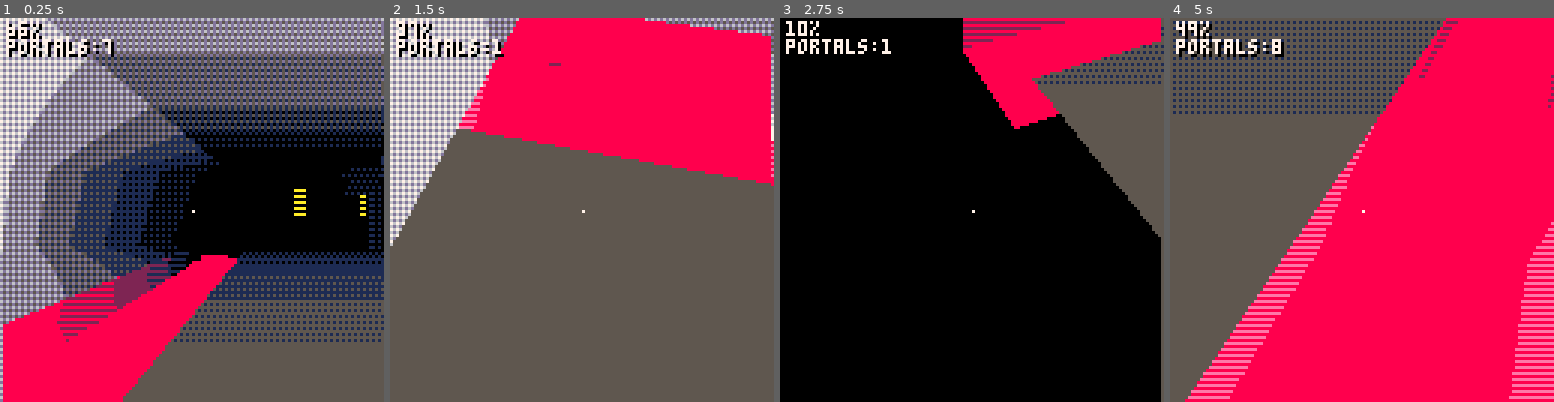
Above: before the commit, frames 1-4 (left to right).
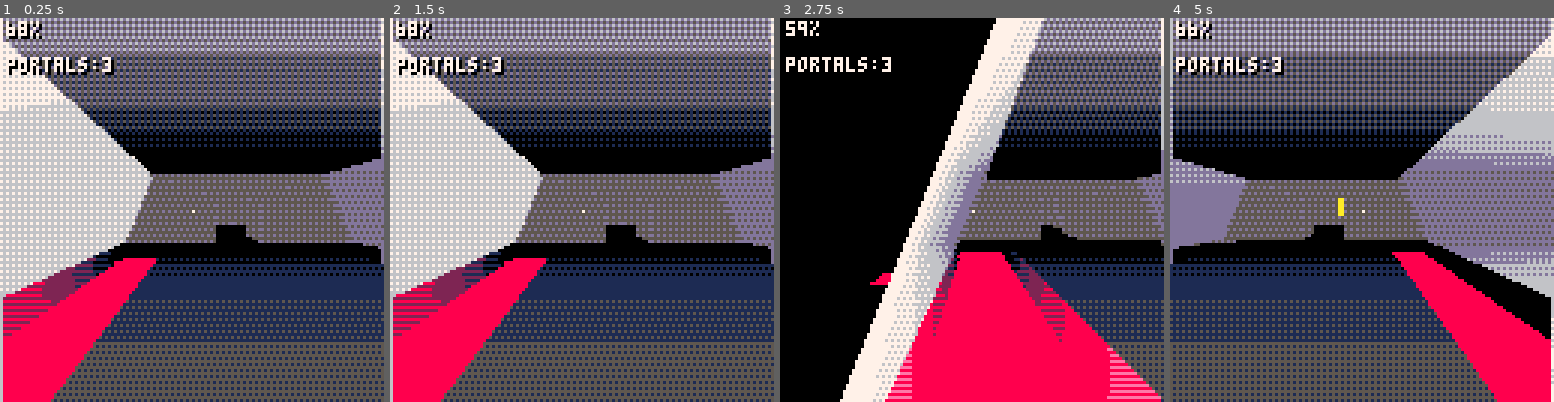
Above: after the commit, the same moments.

Repository: freds72/qk8
Game: PICO-8 cartridge carts/quak8.p8
Two runs of this game, one before a commit and one after it. Both use one fixed random seed, a clock stepped at 60 frames per second and the inputs below.
Inputs (mouse positions are in pixels of both pictures, inside the frame that each line leads up to):
- Up to frame 1 (0.25 s): no input
- Up to frame 2 (1.5 s): click (459, 121) at 0.67 s; click (520, 267) at 1.22 s
- Up to frame 3 (2.75 s): click (975, 114) at 1.77 s; hold Left 1.97-2.37 s; click (1037, 259) at 2.32 s; hold Down from 2.42 s (still down)
- Up to frame 4 (5 s): release Down at 2.82 s; click (1492, 106) at 2.87 s; hold Right 2.87-3.53 s; click (1254, 256) at 3.42 s; hold Up 3.58-4.08 s; click (1315, 102) at 3.97 s; hold Right 4.13-4.53 s; click (1381, 248) at 4.52 s; hold Down from 4.58 s (still down)

The runs differ from the first frame. In frame 1, 64% of the frame differs, in the area x 0-100%, y 0-100%; in frame 2, 77%; in frame 3, 56%; in frame 4, 83%.

Commit message:
portal screen-space culling

Diff:
--- a/carts/quak8.p8
+++ b/carts/quak8.p8
@@ -198,7 +198,7 @@
 	end
 }
 
-function collect_faces(faces,cam_pos,v_cache,out)
+function collect_faces(faces,cam_pos,v_cache,out,level)
 	local sessionid=sessionid
 	for _,face in pairs(faces) do
 		-- avoid overdraw for shared faces
@@ -223,6 +223,7 @@
 					-- original object reference
 					verts.ref=face
 					verts.c=face.c
+					verts.level=level
 					out[#out+1]=verts
 				end
 			end
@@ -232,22 +233,24 @@
 end
 
 -- draw faces
-function draw_faces(faces)
+function draw_faces(faces,obuffer)
 	for i,d in ipairs(faces) do
 		if d.c==10 or d.c==8 then
 			polyfill(d,d.c)
+		elseif d.level==1 then
+			polytex2(d,d.c)
 		else
-			polytex(d,d.c)
-		end
-	end
-end
-
-function collect_room(room,cam_pos,v_cache,out,portals)
+			polytex(d,d.c,obuffer)
+		end
+	end
+end
+
+function collect_room(room,cam_pos,v_cache,out,level)
 	-- avoid looping
 	room.session=sessionid
 	-- collect portals
 	local out_portals={}
-	collect_faces(room.portals,cam_pos,v_cache,out_portals)
+	collect_faces(room.portals,cam_pos,v_cache,out_portals,level)
 	-- collect visible portals
 	for _,portal in pairs(out_portals) do
 		-- 'direct' the graph
@@ -256,15 +259,15 @@
 			to=portal.ref.from
 		end
 		if to.session!=sessionid then
-			-- debug
-			add(portals,portal)
 			-- go deeper
-			collect_room(to,cam_pos,v_cache,out,portals)
+			collect_room(to,cam_pos,v_cache,out,level+1)
 		end
 	end
 	-- collect faces
 	-- far faces = top of 'stack'
-	collect_faces(room.faces,cam.pos,v_cache,out)
+	collect_faces(room.faces,cam.pos,v_cache,out,level)
+
+	return out_portals
 end
 
 -- clipping
@@ -352,7 +355,7 @@
 	poke(0x5f34, 1)
 
   poke(0x5f38,1)
-  poke(0x5f39,128)
+  poke(0x5f39,2)
   poke(0x5f3b,0)
 
 	for k,fp in pairs(dither_pat) do
@@ -385,7 +388,7 @@
 	roll+=dx
 	roll=lerp(roll,0,0.8)
 
-
+	--[[
 	if mousex then
 		local dh
    if abs(mousex-64)<32 then
@@ -399,7 +402,7 @@
 	  plyr.pitch=lerp(plyr.pitch,plyr.pitch+(my-mousey)/128,0.3)
 		plyr.pitch=mid(plyr.pitch,-0.25,0.25)
 	end
-
+	]]
 
 	local old_pos=v_clone(plyr.pos)
 	-- player: moves on a plane
@@ -425,7 +428,6 @@
 
 	local out,v_cache={},setmetatable({m=cam.m},v_cache_cls)
 	-- debug
-	local portals={}
 	local msg=""
 
 	-- find camera 'cell'
@@ -434,11 +436,22 @@
 
 	assert(active_room,"no active room")
 	if active_room then
-		collect_room(active_room,cam_pos,v_cache,out,portals)
+		-- 1st level portals
+		local portals=collect_room(active_room,cam_pos,v_cache,out,1)
+
+		-- occlusion buffer
+		local obuffer={}
+		for _,p in pairs(portals) do
+			polypairs(p,obuffer)
+		end
+
+		draw_faces(out,obuffer)
+
+		msg=msg.."\nportals:"..#portals
+
 		last_active_room=active_room
 	end
 
-	draw_faces(out)
 	-- debug: draw portals
 	--[[
 	for _,p in pairs(portals) do
@@ -450,7 +463,6 @@
 		end
 	end
 	]]
-	msg="portals:"..#portals
 
 	-- reticule
 	pset(0,0,7)
@@ -575,7 +587,105 @@
 
 -->8
 -- polygon rasterization routines
-function polytex(v,c)
+function polytex(v,c,obuffer)
+	palt(0,false)
+	poke(0x5f3a,c)
+
+	local p0,spans,dither_pat=v[#v],{},dither_pat
+	local x0,y0,w0=p0.x,p0.y,p0.w
+	for i=1,#v do
+		local p1=v[i]
+		local x1,y1,w1=p1.x,p1.y,p1.w
+		local _x1,_y1,_w1=x1,y1,w1
+		if(y0>y1) x0,y0,x1,y1,w0,w1=x1,y1,x0,y0,w1,w0
+		local dy=y1-y0
+		local dx,dw=(x1-x0)/dy,(w1-w0)/dy
+		if(y0<-64) x0-=(y0+64)*dx w0-=(y0+64)*dw y0=-64
+		local cy0=ceil(y0)
+		-- sub-pix shift
+		local sy=cy0-y0
+		x0+=sy*dx
+		w0+=sy*dw
+		for y=cy0,min(ceil(y1)-1,64) do
+			local ocb=obuffer[y]
+			if ocb then
+				local span=spans[y]
+				if span then
+					-- rectfill(x[1],y,x0,y,7)
+					-- backup current edge values
+					local a,aw,b,bw=span.x,span.w,x0,w0
+					if(a>b) a,aw,b,bw=b,bw,a,aw
+					local dab=b-a
+					local daw=(bw-aw)/dab
+					if(a<-64) aw-=(a+64)*daw a=-64
+
+					for _,oc in pairs(ocb) do
+						local c0,c1=oc.x0,oc.x1
+						-- backup a
+						local _a,_aw=a,aw
+						if(_a<c0) _aw-=(a-c0)*daw _a=c0
+						if(b>c1) b=c1
+						-- remaining?
+						if(_a<b) then
+							local ca=ceil(_a)
+							-- sub-pix shift
+							_aw+=(ca-_a)*daw
+							local sa,sb=min(1/_aw,8)>>3,min(1/bw,8)>>3
+							-- affine mapping
+							tline(ca,y,min(ceil(b)-1,63),y,0,sa+((y&1)>>3),1/8,(sb-sa)/dab)
+						end
+					end
+				else
+					spans[y]={x=x0,w=w0}
+				end
+				--rectfill(ca,y,cb,y,c|dither_pat[16-mid(((1/aw)\1),0,15)])
+
+				--[[
+				local x0,x1=ca+64,cb+64
+				-- odd boundary?
+				local m=0x6000|(y+64)<<6
+				local m0,m1,c=m|x0\2,m|((x1-(x1&3))\2),((1/aw)\1)*0x1111
+				if(x0&1==1) poke(m0,@m0&0xf|c<<4) m0+=1
+				-- shift to boundary
+				for i=m0,m1-1,2 do
+					--local d=dither_pat[]
+					poke2(i,shl(dither_pat[16-((1/aw)\1)],16))
+					--au+=du
+					--av+=dv
+					aw+=dw
+				end
+				-- remaining 0-4 pixels
+				-- adjust end
+				if m1-m0+1>0 then
+					local c0,mask=@@m1,0xf.ffff<<((x1&3)<<2)
+					poke2(m1,c0&~mask|(((1/aw)\1)*0x1111)&mask)
+				end
+				]]
+
+				--[[
+				while ca<cb-4 do
+					-- todo: pick lightmap array directly (saves lu+/lv+)
+					rectfill(ca,y,ca+3,y,c|dither_pat[16-mid(((1/aw)\1),0,15)]) --0x1087|(dither_pat[au/aw|(av/aw)>>16] or 0))
+					--poke2(0x5f31,0xa5a5)--dither_pat[16-mid(((1/aw)\1),0,15)])
+					--tline(ca,y,ca+3,y,au/aw,av/aw,dau/aw,dav/aw)
+					ca+=4
+					aw+=dw
+				end
+				-- left over from stride rendering
+				if ca<=cb then
+					rectfill(ca,y,cb,y,c|dither_pat[16-mid(((1/aw)\1),0,15)])
+					--tline(ca,y,cb,y,au/aw,av/aw,dau/aw,dav/aw)
+				end
+				]]
+			end
+			x0+=dx
+			w0+=dw
+		end
+		x0,y0,w0=_x1,_y1,_w1
+	end
+end
+
+function polytex2(v,c)
 	palt(0,false)
 	poke(0x5f3a,c)
 
@@ -601,16 +711,17 @@
 				-- backup current edge values
 				local a,aw,b,bw=span.x,span.w,x0,w0
 				if(a>b) a,aw,b,bw=b,bw,a,aw
-				local daw=(bw-aw)/(b-a)
+				local dab=b-a
+				local daw=(bw-aw)/dab
 				if(a<-64) aw-=(a+64)*daw a=-64
-				local ca,cb=ceil(a),min(ceil(b)-1,63)
+				local ca=ceil(a)
 				-- sub-pix shift
 				aw+=(ca-a)*daw
-
 				local sa,sb=min(1/aw,8)>>3,min(1/bw,8)>>3
 				-- affine mapping
-				tline(ca,y,cb,y,0,sa+((y&1)>>3),1/8,(sb-sa)/(b-a))
-
+				tline(ca,y,min(ceil(b)-1,63),y,0,sa+((y&1)>>3),1/8,(sb-sa)/dab)
+				--pset(ca,y,c)
+				--pset(min(ceil(b)-1,63),y,c)
 				--rectfill(ca,y,cb,y,c|dither_pat[16-mid(((1/aw)\1),0,15)])
 
 				--[[
@@ -658,7 +769,6 @@
 		end
 		x0,y0,w0=_x1,_y1,_w1
 	end
-	fillp()
 end
 
 function polyfill(p,col)
@@ -701,6 +811,51 @@
 	]]
 end
 
+function polypairs(p,buffer)
+	local p0,nodes=p[#p],{}
+	local x0,y0=p0.x,p0.y
+
+	for i=1,#p do
+		local p1=p[i]
+		local x1,y1=p1.x,p1.y
+		-- backup before any swap
+		local _x1,_y1=x1,y1
+		if(y0>y1) x0,y0,x1,y1=x1,y1,x0,y0
+		-- exact slope
+		local dx=(x1-x0)/(y1-y0)
+		if(y0<-64) x0-=(y0+64)*dx y0=-64
+		-- subpixel shifting (after clipping)
+		local cy0=ceil(y0)
+		x0+=(cy0-y0)*dx
+		for y=cy0,min(ceil(y1)-1,63) do
+			local x=nodes[y]
+			if x then
+				local oc=buffer[y] or {}
+				if x0>x then
+					oc[#oc+1]={x0=x,x1=x0}
+				else
+					oc[#oc+1]={x0=x0,x1=x}
+				end
+				buffer[y]=oc
+			else
+				nodes[y]=x0
+			end
+			x0+=dx
+		end
+		-- next vertex
+		x0,y0=_x1,_y1
+	end
+
+	--[[
+	local p0=p[#p]
+	for i=1,#p do
+		local p1=p[i]
+		line(p0.x,p0.y,p1.x,p1.y,1)
+		p0=p1
+	end
+	]]
+end
+
 __gfx__
 f34004f20413052408f3084408d308f308f308d308f3084408143e14004408143e1400f308e3d11400f308e3d114004408f308f3084408f30804084408f308f3
 0854080408f30844080408040844080408f3085408040804085408e308f3084408e308f308f308d308f392f308d308f3924408e308f392f308e308f392440814
@@ -766,22 +921,23 @@
 00000000000000000000000000000000000000000000000000000000000000000000000000000000000000000000000000000000000000000000000000000000
 00000000000000000000000000000000000000000000000000000000000000000000000000000000000000000000000000000000000000000000000000000000
 00000000000000000777777709000000080000000000000000000000000000000000000000000000000000000000000000000000000000000000000000000000
-55555555111111117777777794949494eeeeeeee6666666600000000000000000000000000000000000000000000000000000000000000000000000000000000
-55555555111111117676767644444444eeeeeeee6666666600000000000000000000000000000000000000000000000000000000000000000000000000000000
-55555555111111116d6d6d6d42424242888888886666666600000000000000000000000000000000000000000000000000000000000000000000000000000000
-5555555511111111d5d5d5d52222222288888888dddddddd00000000000000000000000000000000000000000000000000000000000000000000000000000000
-5555555511111111515151512121212122222222dddddddd00000000000000000000000000000000000000000000000000000000000000000000000000000000
-5555555511111111111111111111111122222222dddddddd00000000000000000000000000000000000000000000000000000000000000000000000000000000
-55555555111111111010101010101010111111110000000000000000000000000000000000000000000000000000000000000000000000000000000000000000
-55555555111111110000000000000000000000000000000000000000000000000000000000000000000000000000000000000000000000000000000000000000
-ddddddddcccccccc5555555566666666500000000000000000000000000000000000000000000000000000000000000000000000000000000000000000000000
-ddddddddcccccccc555555556d6d6d6d000000000000000000000000000000000000000000000000000000000000000000000000000000000000000000000000
-ddddddddcccccccc55555555d5d5d5d5000000000000000000000000000000000000000000000000000000000000000000000000000000000000000000000000
-ddddddddcccccccc5151515151515151000000000000000000000000000000000000000000000000000000000000000000000000000000000000000000000000
-ddddddddcccccccc1111111110101010000000000000000000000000000000000000000000000000000000000000000000000000000000000000000000000000
-ddddddddcccccccc1111111100000000000000000000000000000000000000000000000000000000000000000000000000000000000000000000000000000000
-ddddddddcccccccc1010101000000000000000000000000000000000000000000000000000000000000000000000000000000000000000000000000000000000
-ddddddddcccccccc0000000000000000000000000000000000000000000000000000000000000000000000000000000000000000000000000000000000000000
+55555555111111117777777794949494eeeeeeee5555555500000000000000000000000000000000000000000000000000000000000000000000000000000000
+55555555111111117777777744444444eeeeeeee5555555500000000000000000000000000000000000000000000000000000000000000000000000000000000
+55555555111111117676767642424242888888885555555500000000000000000000000000000000000000000000000000000000000000000000000000000000
+55555555111111116666666622222222888888885151515100000000000000000000000000000000000000000000000000000000000000000000000000000000
+55555555111111116666666621212121222222221111111100000000000000000000000000000000000000000000000000000000000000000000000000000000
+55555555111111116d6d6d6d11111111222222221111111100000000000000000000000000000000000000000000000000000000000000000000000000000000
+5555555511111111dddddddd10101010111111111010101000000000000000000000000000000000000000000000000000000000000000000000000000000000
+5555555511111111dddddddd00000000000000000000000000000000000000000000000000000000000000000000000000000000000000000000000000000000
+ddddddddccccccccd5d5d5d566666666777777770000000000000000000000000000000000000000000000000000000000000000000000000000000000000000
+ddddddddcccccccc555555556d6d6d6d777777770000000000000000000000000000000000000000000000000000000000000000000000000000000000000000
+ddddddddcccccccc51515151d5d5d5d5767676760000000000000000000000000000000000000000000000000000000000000000000000000000000000000000
+ddddddddcccccccc1111111151515151666666660000000000000000000000000000000000000000000000000000000000000000000000000000000000000000
+ddddddddcccccccc1111111110101010666666660000000000000000000000000000000000000000000000000000000000000000000000000000000000000000
+ddddddddcccccccc10101010000000006d6d6d6d0000000000000000000000000000000000000000000000000000000000000000000000000000000000000000
+ddddddddcccccccc0000000000000000dddddddd0000000000000000000000000000000000000000000000000000000000000000000000000000000000000000
+ddddddddcccccccc0000000000000000dddddddd0000000000000000000000000000000000000000000000000000000000000000000000000000000000000000
 015d676d510000000000000000000000000000000000000000000000000000000000000000000000000000000000000000000000000000000000000000000000
 __map__
 0000000083929382000000000000840000000000000000000000000000000000000000000000000000000000000000000000000000000000000000000000000000000000000000000000000000000000000000000000000000000000000000000000000000000000000000000000000000000000000000000000000000000000
+0000000000000092000000000000000000000000000000000000000000000000000000000000000000000000000000000000000000000000000000000000000000000000000000000000000000000000000000000000000000000000000000000000000000000000000000000000000000000000000000000000000000000000
